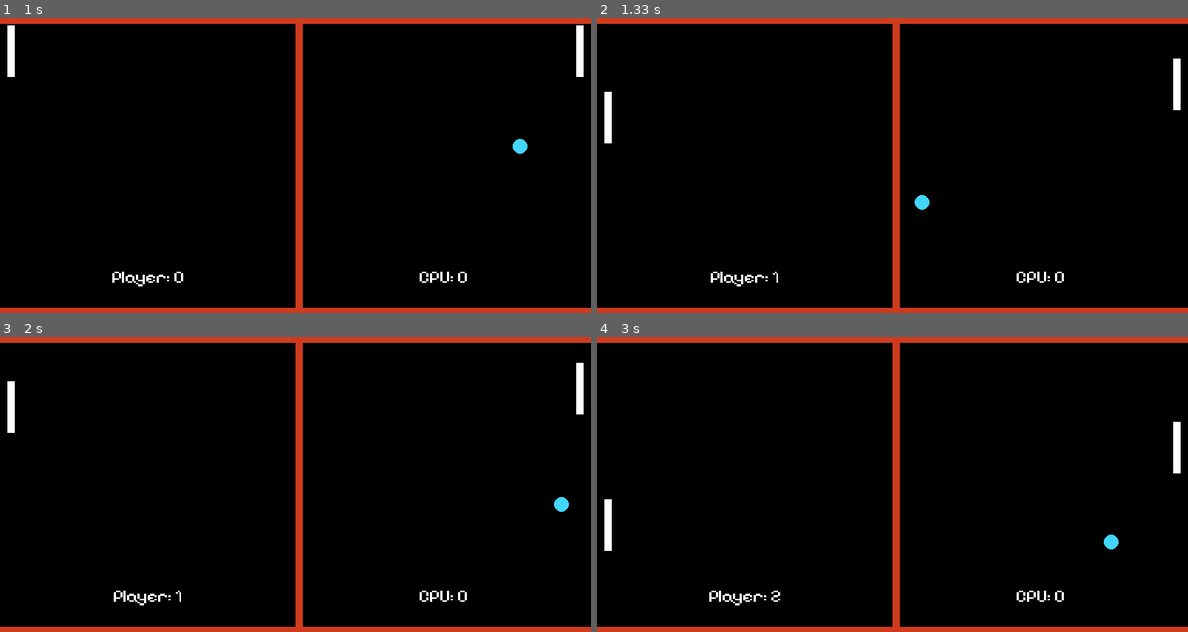
Above: before the commit, frames 1-4 (two rows, left to right).
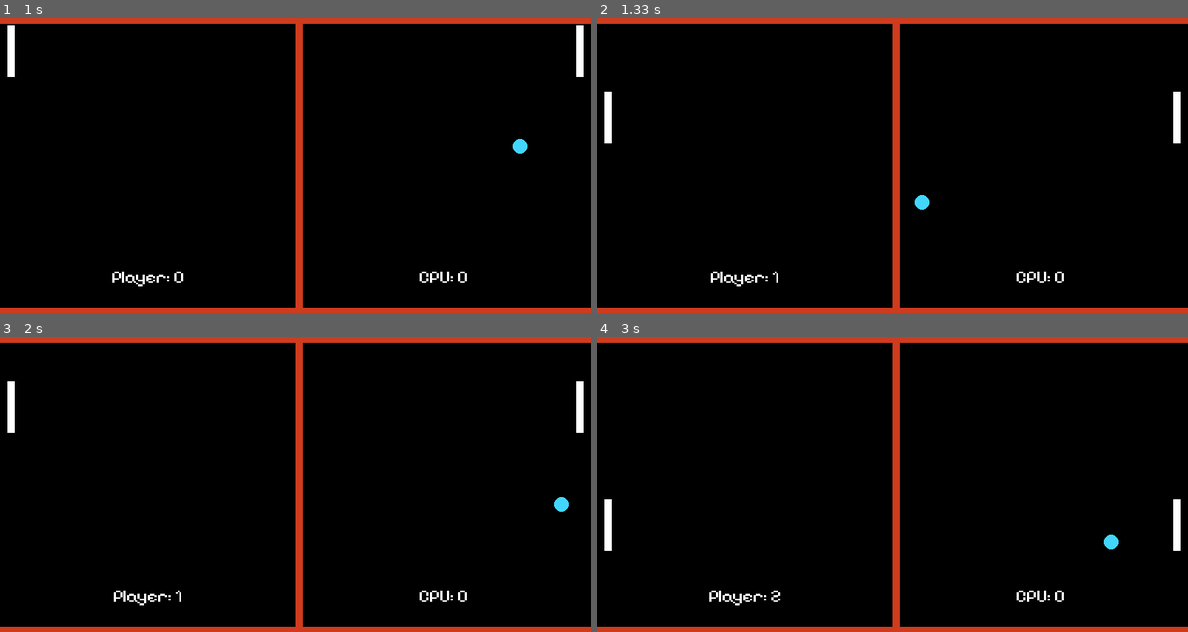
Above: after the commit, the same moments.

Repository: alabador/pygame_pong
Game: pygame game, started from main.py
Two runs of this game, one before a commit and one after it. Both use one fixed random seed, a clock stepped at 60 frames per second and the inputs below.
Inputs:
- Up to frame 1 (1 s): tap Space at 0.33, 0.73 s; hold Up from 0.67 s (still down)
- Up to frame 2 (1.33 s): tap Space at 1.03, 1.23 s; release Up at 1.13 s; hold Down from 1.17 s (still down); hold S from 1.17 s (still down)
- Up to frame 3 (2 s): release Down at 1.47 s; release S at 1.47 s; hold Up 1.5-1.87 s; hold W 1.5-1.87 s; tap Space at 1.57, 1.97 s; hold Down from 1.9 s (still down); hold S from 1.9 s (still down)
- Up to frame 4 (3 s): release Down at 2.27 s; release S at 2.27 s; hold Up 2.3-2.6 s; hold W 2.3-2.6 s; tap Space at 2.37, 2.7 s; hold Down 2.63-2.93 s; hold S 2.63-2.93 s; hold Up from 2.97 s (still down); hold W from 2.97 s (still down)

Frame 1 is identical in both runs. In frame 2, 0.3% of the frame differs, in the area x 97-99%, y 13-43%; in frame 3, 0.2%; in frame 4, 0.4%, in the area x 97-99%, y 28-73%.

Commit message:
Add sound effect on round win

Diff:
--- a/main.py
+++ b/main.py
@@ -8,6 +8,11 @@
 display_w, display_h = 800, 400
 display = pygame.display.set_mode((display_w, display_h))
 clock = pygame.time.Clock()
+pygame.mixer.init()
+bounce_sound = pygame.mixer.Sound('sounds/bounce-8bit.wav')
+bounce_sound.set_volume(0.1)
+win_sound = pygame.mixer.Sound('sounds/win.ogg')
+win_sound.set_volume(0.1)
 
 class Player(pygame.sprite.Sprite):
     def __init__(self, is_player) -> None:
@@ -33,9 +38,9 @@
                 self.paddle.y += 10
         else:
             if keys[pygame.K_UP]:
-                self.paddle.y -= 5
+                self.paddle.y -= 10
             if keys[pygame.K_DOWN]:
-                self.paddle.y += 5
+                self.paddle.y += 10
     def check_collision(self):
         if self.paddle.top <= 10:
             self.paddle.top = 10
@@ -62,12 +67,16 @@
         self.y += self.y_movement
     def check_collision(self):
         if self.object.colliderect(player.paddle):
+            pygame.mixer.Channel(1).play(bounce_sound)
             self.x_movement = -self.x_movement
         if self.object.colliderect(opp.paddle):
+            pygame.mixer.Channel(1).play(bounce_sound)
             self.x_movement = -self.x_movement
         if self.object.y <= 10:
+            pygame.mixer.Channel(1).play(bounce_sound)
             self.y_movement = -self.y_movement
         if self.object.y >= display_h - 20:
+            pygame.mixer.Channel(1).play(bounce_sound)
             self.y_movement = -self.y_movement
     def reset(self):
         self.x = display_w/2
@@ -80,15 +89,12 @@
     def check_win(self):
         if self.object.x > display_w + self.radius:
             player.score += 1
+            pygame.mixer.Channel(2).play(win_sound)
             self.reset()
         if self.object.x < 0 - self.radius:
             opp.score += 1
+            pygame.mixer.Channel(2).play(win_sound)
             self.reset()
-        # keys = pygame.key.get_pressed()
-        # if keys[pygame.K_SPACE]:
-        #     self.y_movement = random.randint(-10, 10)
-        #     self.x_movement = 8
-
     def update(self) -> None:
         self.draw_ball()
         self.check_collision()
Not shown, added: sounds/bounce-8bit.wav
Not shown, added: sounds/win.ogg
